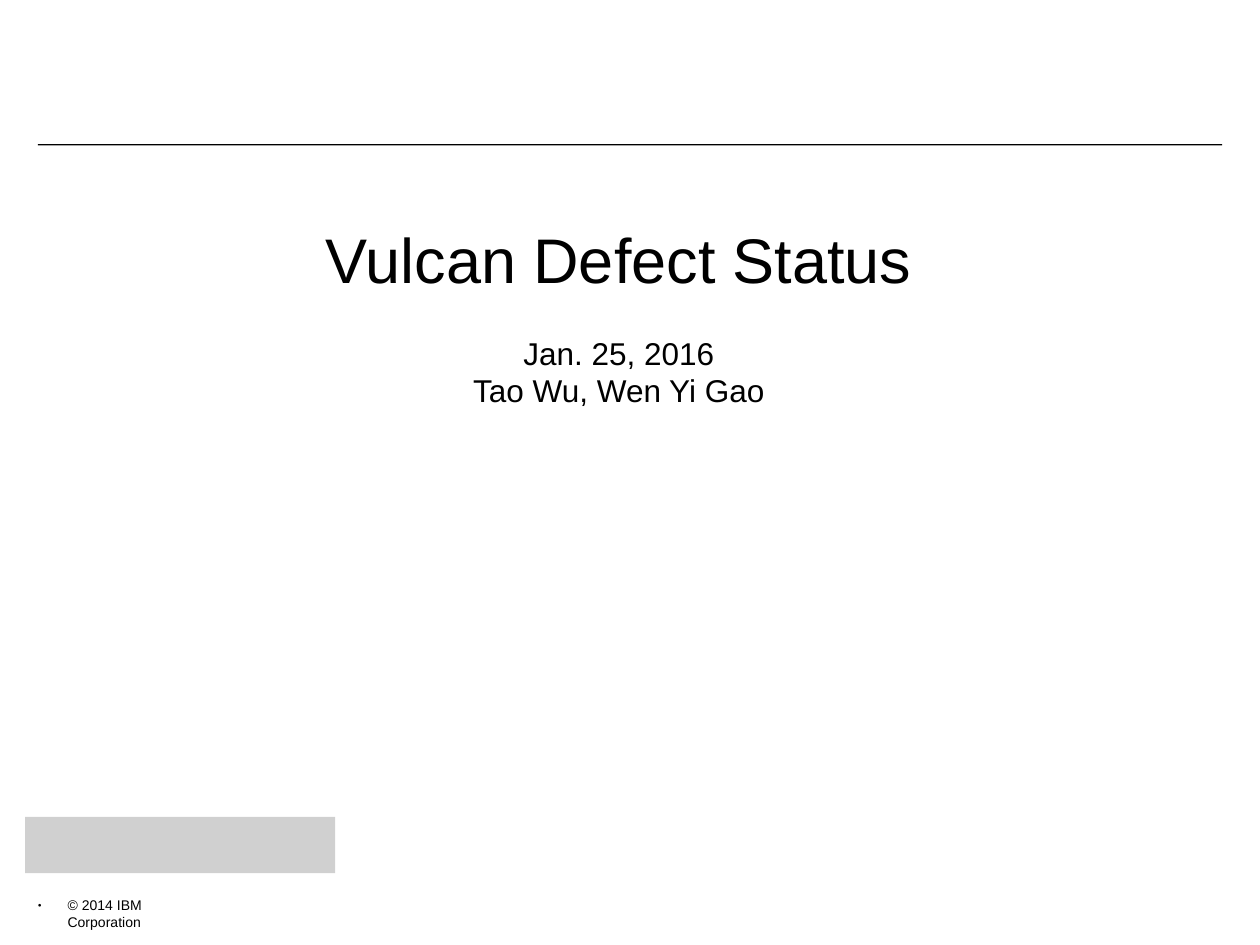
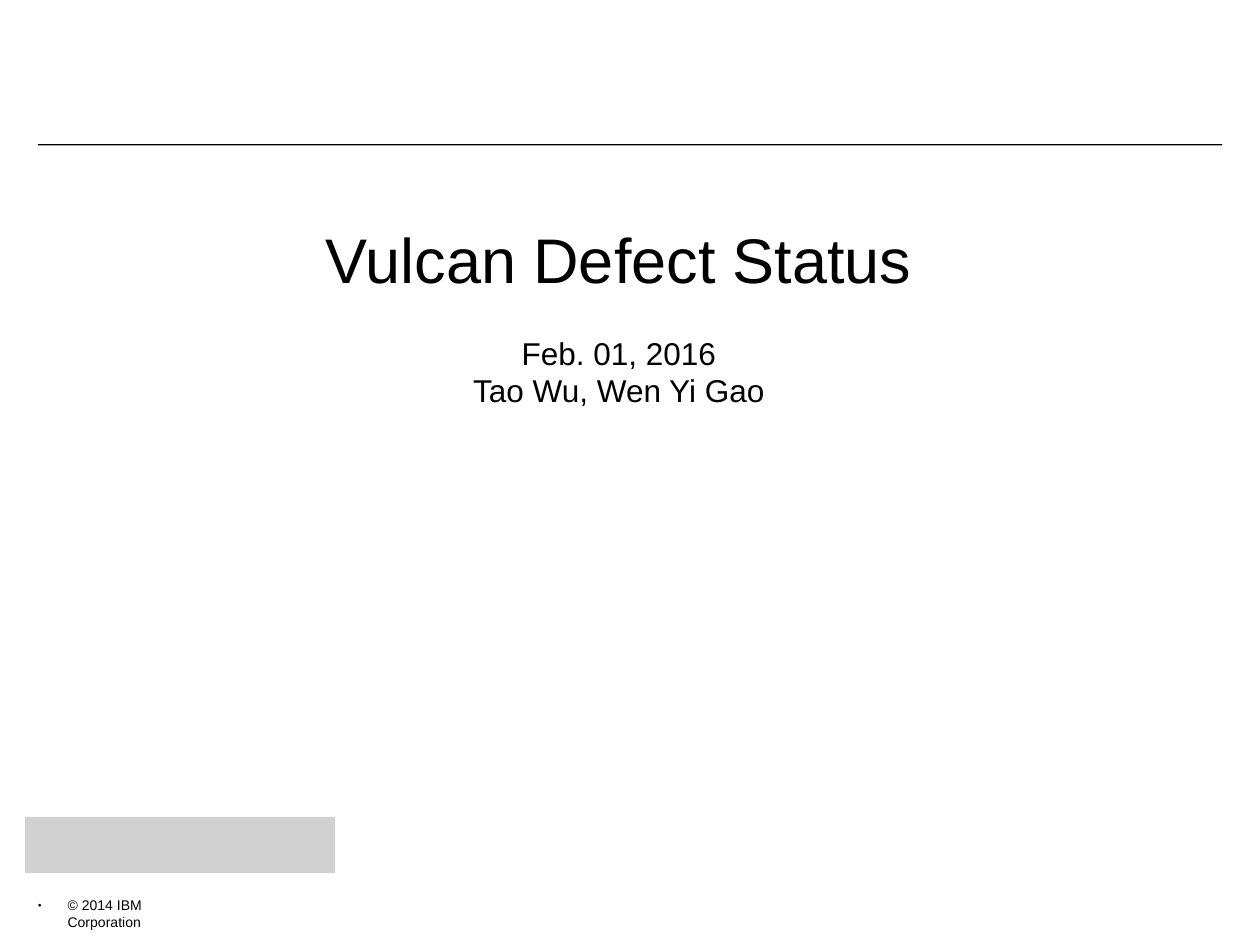
Before and after one commit to bjwt/test, a slide deck: slide 1 of bugs/Vulcan Defect Status.odp. Drawn at 1260x945 pixels with LibreOffice and Linux fonts; fonts in the diff are those of the drawing; grey boxes stand for pictures; background and template pictures are left out. Boxes give left, top, right and bottom in pixels: in the first picture for what was removed or moved away, otherwise in the second. Text is boxed around its words. In the diff, an @@ line names an element or a change of style, - is before the commit and + after.

```diff
--- a/bugs/Vulcan Defect Status.odp
+++ b/bugs/Vulcan Defect Status.odp
@@ title at (326, 237, 911, 406): text changed @@
-Vulcan Defect Status
-Jan. 25, 2016
-Tao Wu, Wen Yi Gao
+Vulcan Defect Status
+Feb. 01, 2016
+Tao Wu, Wen Yi Gao
```
Also in this commit, not shown: 3 other slides changed, 6 other files.
